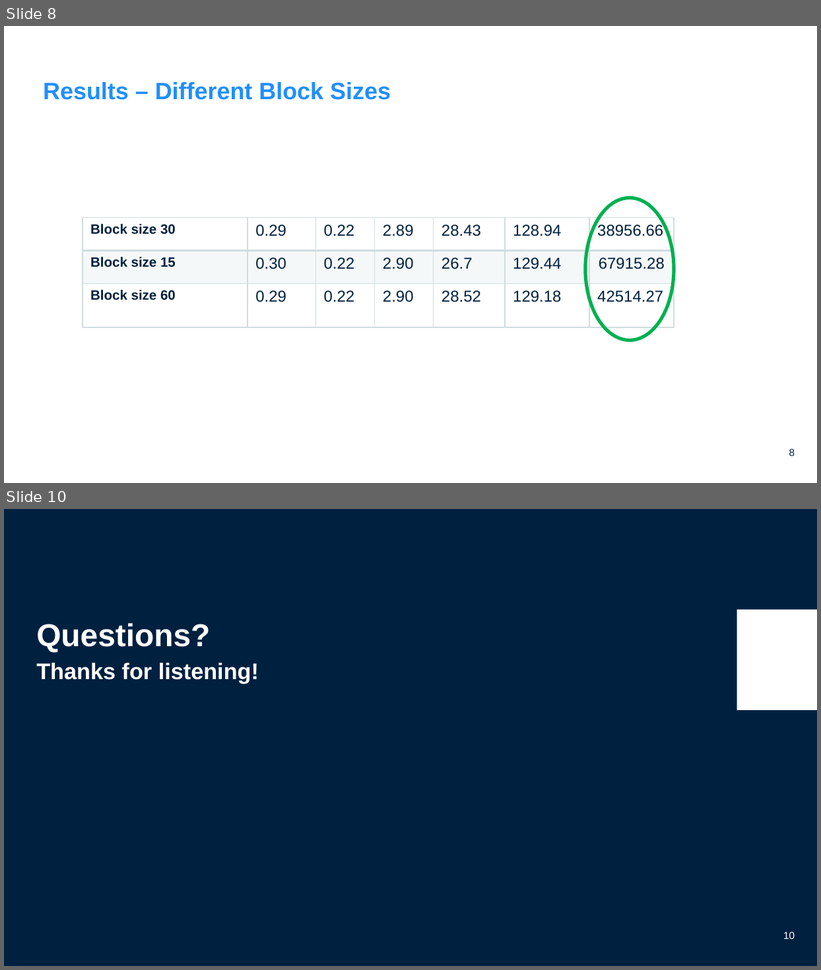
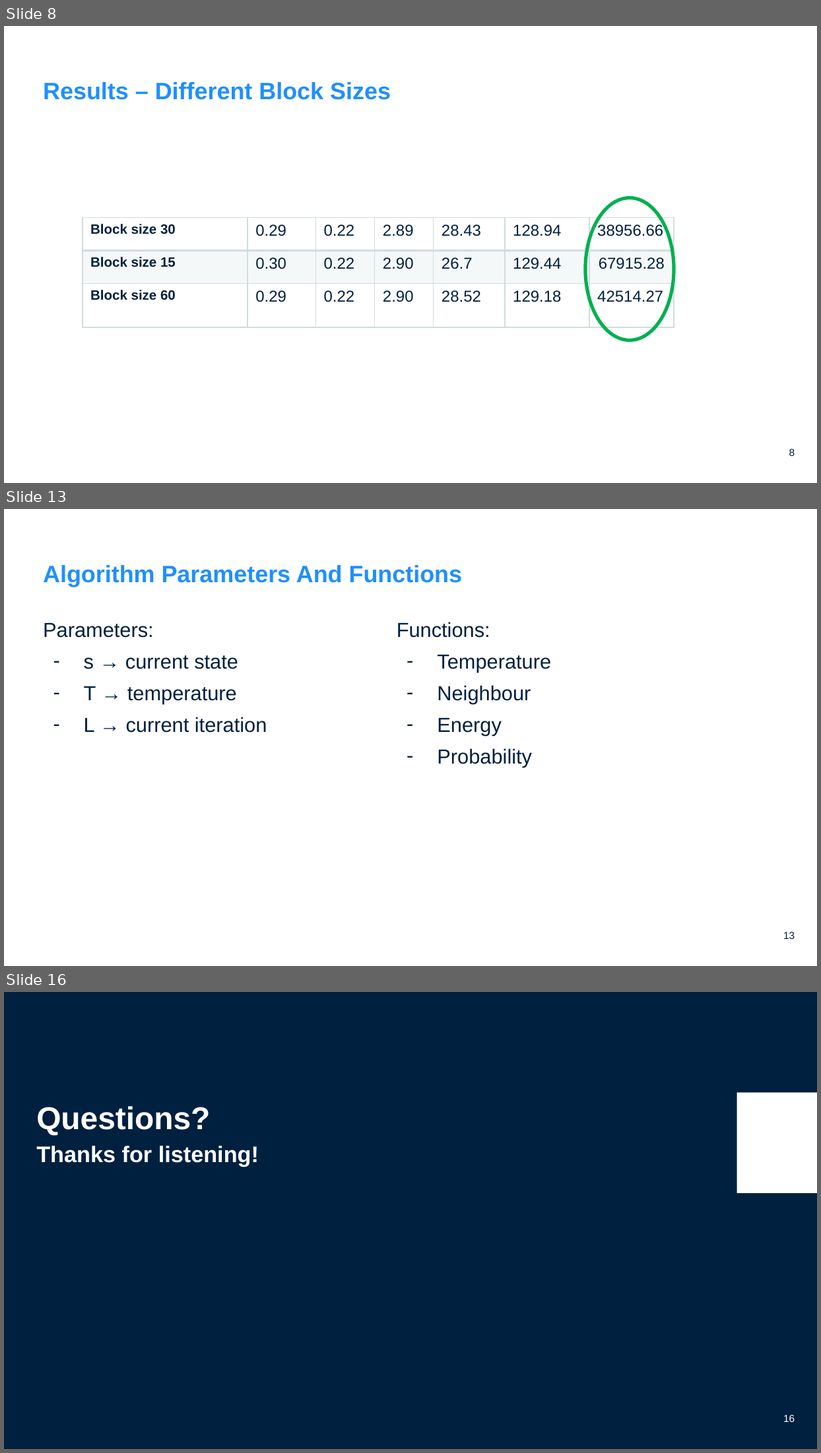
Before and after one commit to mkhfring/travellingSalesMan, a slide deck: COSC507-FinalProject-TSP.pptx. Shown one above the other, each under a label of ours: slides 8 and 10 before the commit, slides 8, 13 and 16 after it; the slides between them are not shown. The pictures are 821x970 and 821x1453 pixels, drawn with LibreOffice and Linux fonts; fonts in the diff are those of the drawing; background and template pictures are left out. Boxes give left, top, right and bottom in pixels: in the first picture for what was removed or moved away, otherwise in the second. Text is boxed around its words. In the diff, an @@ line names an element or a change of style, - is before the commit and + after.

```diff
--- a/COSC507-FinalProject-TSP.pptx
+++ b/COSC507-FinalProject-TSP.pptx
@@ slide 13 added at (x1=4, y1=509, x2=817, y2=966), background #FFFFFF; not listed: 1 template element that a slide beside it also shows @@
@@ title added at (x1=43, y1=565, x2=463, y2=587), 21 pt, text #1F8FFF, bold @@
+Algorithm Parameters And Functions
@@ text added at (x1=43, y1=623, x2=267, y2=733), 18 pt, text #002040 @@
+Parameters:
+– s → current state
+– T → temperature
+– L → current iteration
@@ text added at (x1=397, y1=622, x2=551, y2=768), 18 pt, text #002040 @@
+Functions:
+– Temperature
+– Neighbour
+– Energy
+– Probability
@@ what was slide 10 is now slide 16 @@
@@ page number at (x1=783, y1=1415, x2=795, y2=1422): text changed @@
-10
+16
```
Also in this commit, not shown: 6 other slides added, 1 slide removed.
